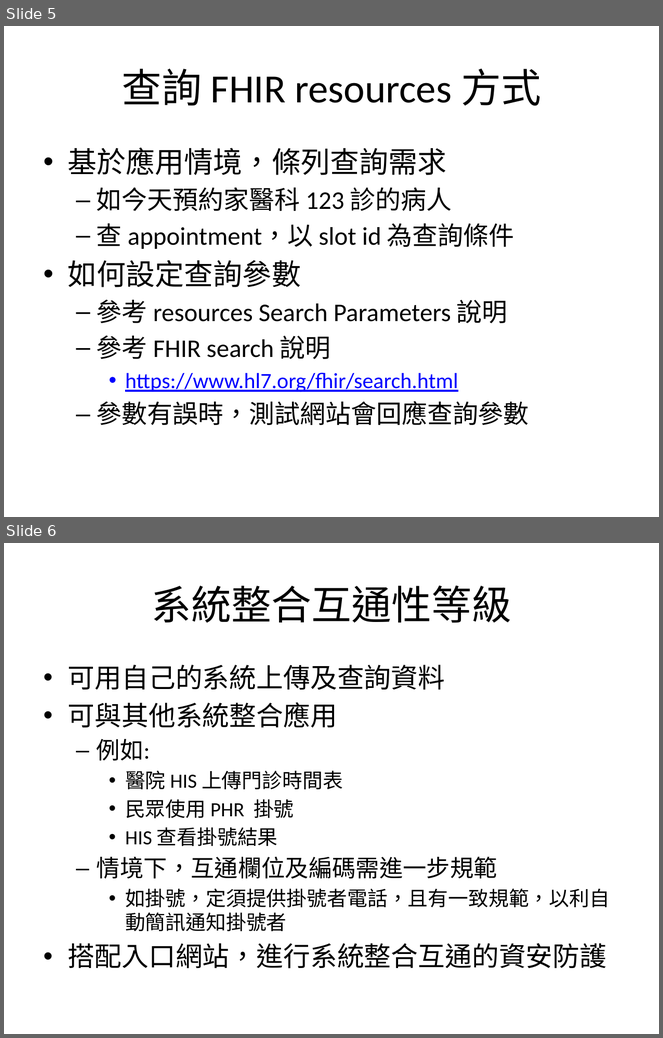
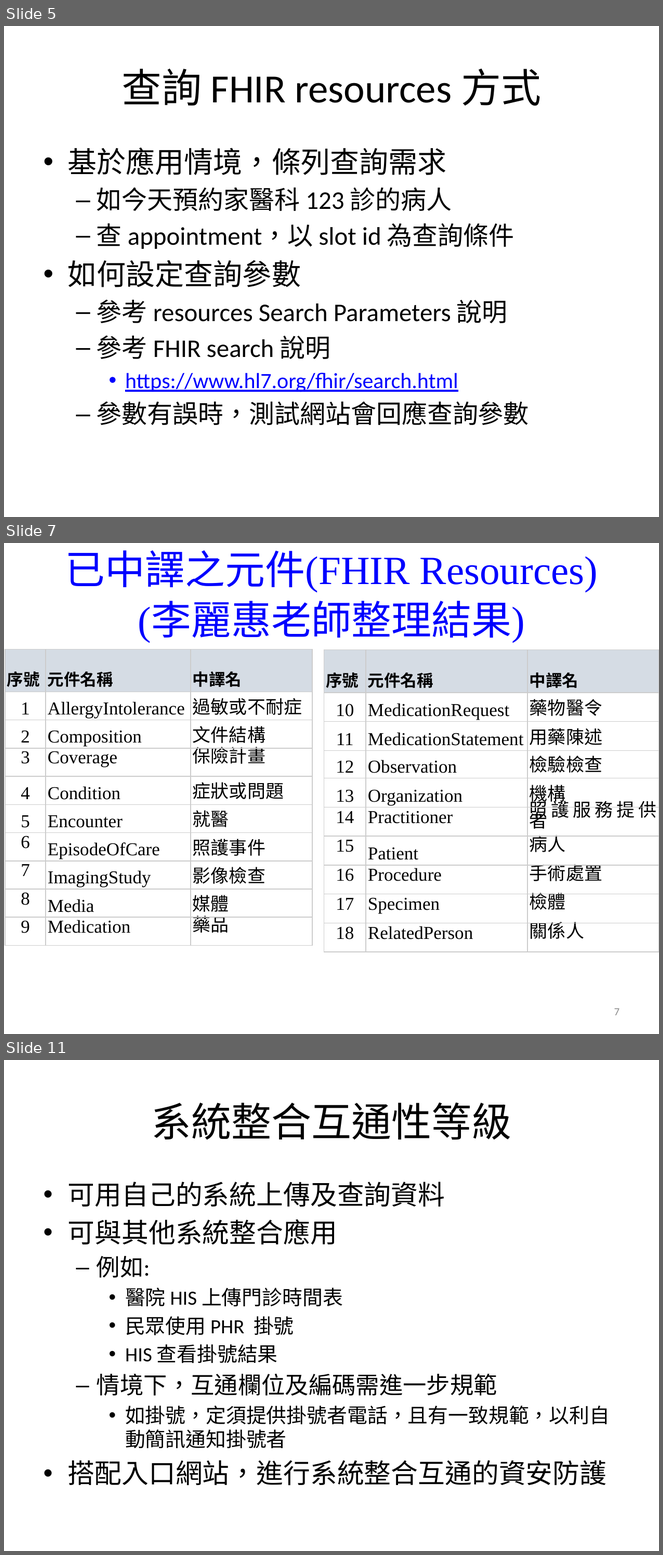
Before and after one commit to mos2718/FHIRspec, a slide deck: Spec/FHIR-BeginnerDevGuide.pptx. Shown one above the other, each under a label of ours: slides 5 and 6 before the commit, slides 5, 7 and 11 after it; the slides between them are not shown. The pictures are 663x1038 and 663x1555 pixels, drawn with LibreOffice and Linux fonts; fonts in the diff are those of the drawing. Boxes give left, top, right and bottom in pixels: in the first picture for what was removed or moved away, otherwise in the second. Text is boxed around its words. In the diff, an @@ line names an element or a change of style, - is before the commit and + after.

```diff
--- a/Spec/FHIR-BeginnerDevGuide.pptx
+++ b/Spec/FHIR-BeginnerDevGuide.pptx
@@ slide 7 added at [4, 543, 659, 1034], background #FFFFFF @@
@@ text added at [65, 550, 598, 642], 44 pt, text #0000FF @@
+已中譯之元件(FHIR Resources)
+(李麗惠老師整理結果)
@@ table added at [6, 649, 312, 946], 10 rows, 3 columns @@
+序號 | 元件名稱 | 中譯名
+1 | AllergyIntolerance | 過敏或不耐症
+2 | Composition | 文件結構
+3 | Coverage | 保險計畫
+4 | Condition | 症狀或問題
+5 | Encounter | 就醫
+6 | EpisodeOfCare | 照護事件
+7 | ImagingStudy | 影像檢查
+8 | Media | 媒體
+9 | Medication | 藥品
@@ table added at [324, 650, 659, 953], 10 rows, 3 columns @@
+序號 | 元件名稱 | 中譯名
+10 | MedicationRequest | 藥物醫令
+11 | MedicationStatement | 用藥陳述
+12 | Observation | 檢驗檢查
+13 | Organization | 機構
+14 | Practitioner | 照護服務提供者
+15 | Patient | 病人
+16 | Procedure | 手術處置
+17 | Specimen | 檢體
+18 | RelatedPerson | 關係人
@@ page number added at [614, 1008, 620, 1016], 12 pt, text #8C8C8C @@
+7
@@ what was slide 6 is now slide 11 @@
```
Also in this commit, not shown: 1 slide changed, 6 other slides added, 1 other file.
